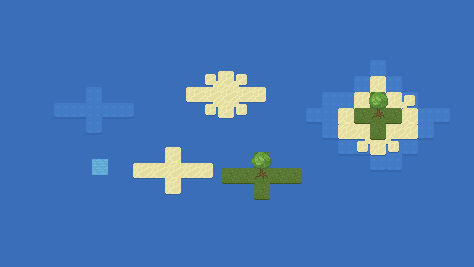
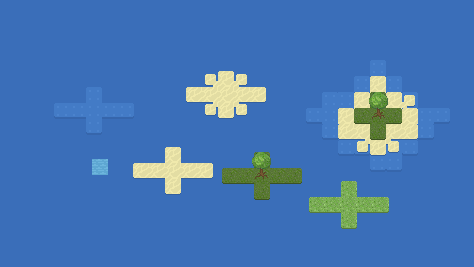
Comparing the layer stacks of the two 474 × 267 images. Changes:
added layer "Grass2" above "Sand" over [309, 181, 389, 229]
